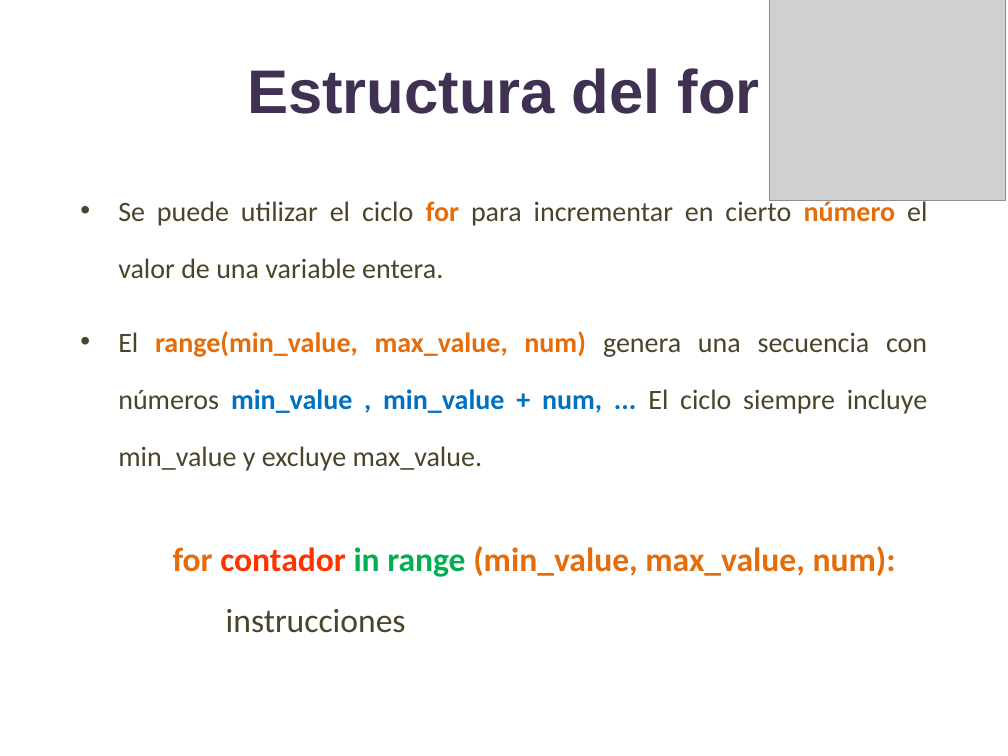
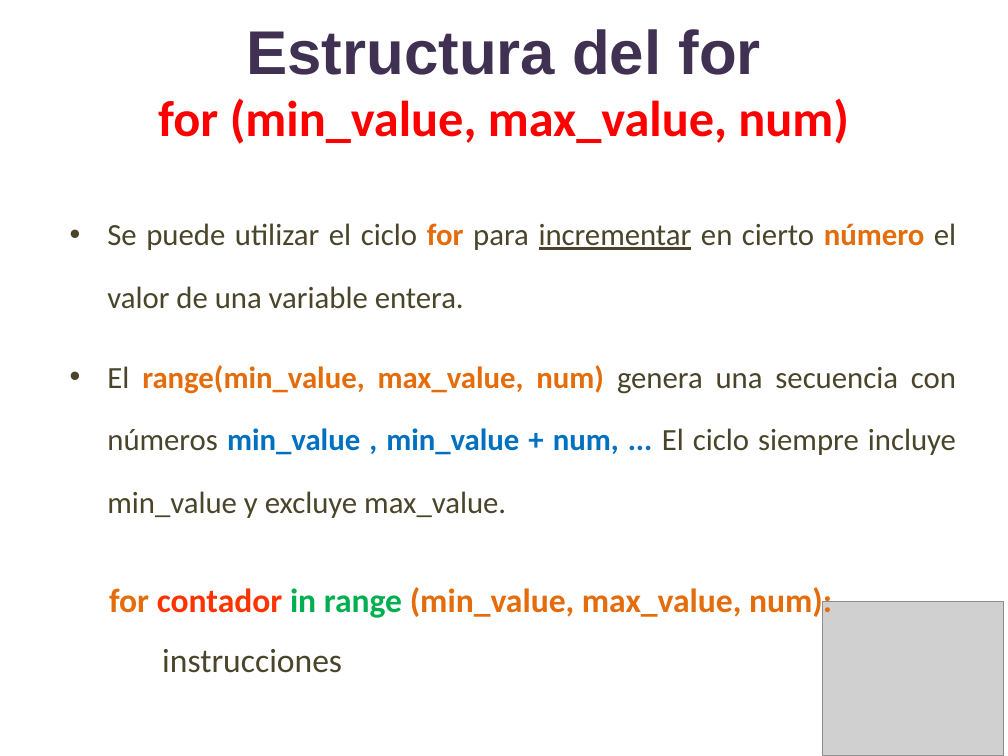
Before and after one commit to lizetheP/PensamientoC, a slide deck: slide 16 of CalendarioAgo20L/presentaciones/8_For.pptx (slide 19 before the commit). Drawn at 1008x756 pixels with LibreOffice and Linux fonts; fonts in the diff are those of the drawing; grey boxes stand for pictures. Boxes give left, top, right and bottom in pixels: in the first picture for what was removed or moved away, otherwise in the second. Text is boxed around its words. In the diff, an @@ line names an element or a change of style, - is before the commit and + after.

```diff
--- a/CalendarioAgo20L/presentaciones/8_For.pptx
+++ b/CalendarioAgo20L/presentaciones/8_For.pptx
@@ title at (x1=158, y1=29, x2=849, y2=144): text changed; size 44 to 36 pt; font Arial to Calibri; text colour #403152 to #FF0000 @@
-Estructura del for
+Estructura del for
+for (min_value, max_value, num)
@@ picture removed at (x1=770, y1=0, x2=1005, y2=201) @@
@@ text "Se puede utilizar el ciclo ..." moved from (x1=118, y1=198, x2=927, y2=471) to (x1=107, y1=223, x2=956, y2=518) @@
@@ text "Se puede utilizar el ciclo ..." at (x1=107, y1=223, x2=956, y2=518): size 20 to 22 pt; underline on in "incrementar" @@
@@ text "for contador in range (min_value, ..." moved from (x1=173, y1=546, x2=896, y2=633) to (x1=109, y1=587, x2=832, y2=673) @@
@@ picture added at (x1=823, y1=601, x2=1004, y2=756) @@
```
Also in this commit, not shown: 10 other slides changed, 2 other files.
